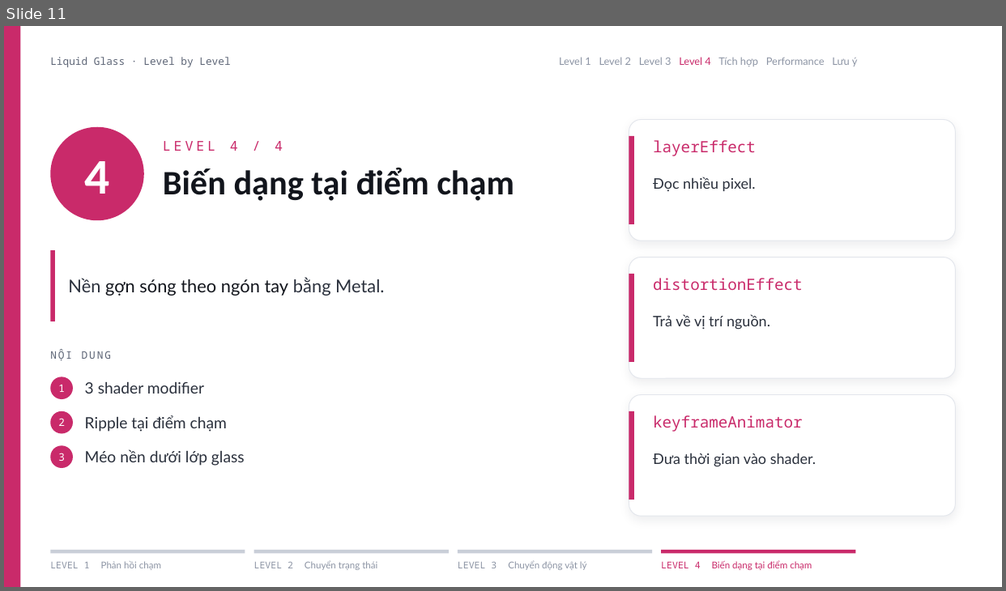
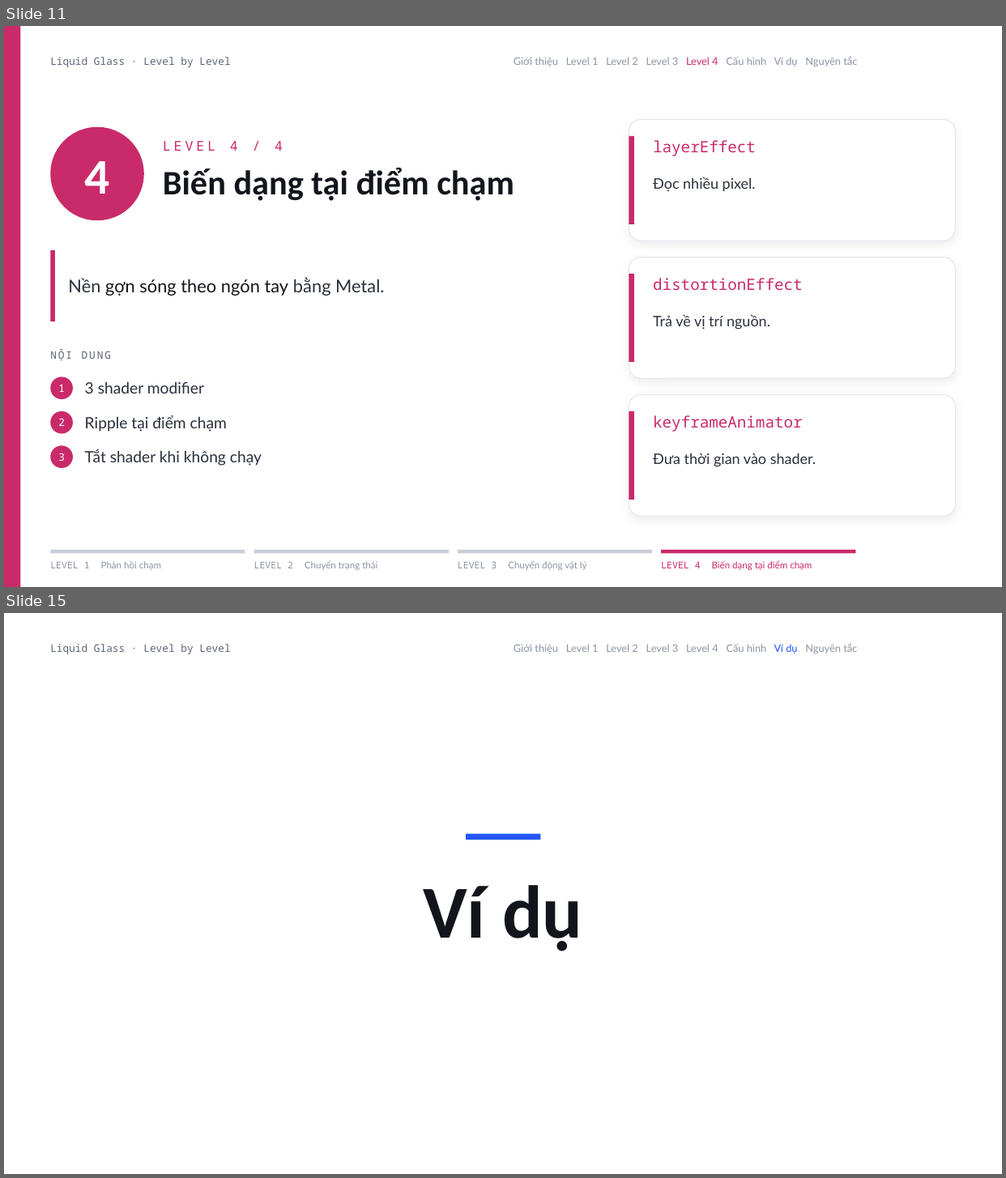
Before and after one commit to matech03/workshop-liquid-glass, a slide deck: slides/Trai-nghiem-Liquid-Glass.pptx. Shown one above the other, each under a label of ours: slide 11 before the commit, slides 11 and 15 after it; the slides between them are not shown. The pictures are 1006x591 and 1006x1178 pixels, drawn with LibreOffice and Linux fonts; fonts in the diff are those of the drawing. Boxes give left, top, right and bottom in pixels: in the first picture for what was removed or moved away, otherwise in the second. Text is boxed around its words. In the diff, an @@ line names an element or a change of style, - is before the commit and + after.

```diff
--- a/slides/Trai-nghiem-Liquid-Glass.pptx
+++ b/slides/Trai-nghiem-Liquid-Glass.pptx
@@ slide 15 added at box(4, 613, 1002, 1174), background #FFFFFF @@
@@ text added at box(50, 644, 230, 654), 10 pt, text #5D6576 @@
+Liquid Glass · Level by Level
@@ text added at box(513, 643, 857, 653), 10 pt, text #8C94A4 @@
+Giới thiệu Level 1 Level 2 Level 3 Level 4 Cấu hình Ví dụ Nguyên tắc
@@ rectangle added at box(466, 834, 541, 840), fill #2457F5 @@
@@ text added at box(423, 885, 582, 952), 72 pt, text #12151C, bold @@
+Ví dụ
@@ slide 11 changed as well @@
@@ text at box(513, 56, 857, 66): text changed @@
-Level 1 Level 2 Level 3 Level 4 Tích hợp Performance Lưu ý
+Giới thiệu Level 1 Level 2 Level 3 Level 4 Cấu hình Ví dụ Nguyên tắc
@@ text at box(85, 450, 262, 466): text changed @@
-Méo nền dưới lớp glass
+Tắt shader khi không chạy
```
Also in this commit, not shown: 11 other slides changed, 5 other slides added, 5 slides removed, 51 other files.
